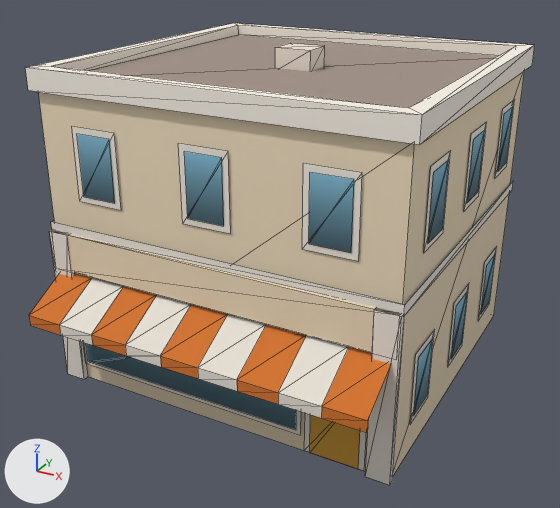
One commit to the glTF model newcity/art/kit/vee_left3_far.glb: the scene before it, then after it.
Both versions are drawn from a 50 mm lens placed at (9.36, -18.08, 11.8), pointed at (0.02, -1.1, 3.3). Lighting does not change. The marker at lower left points along +X, +Y and +Z. The first picture is the older version. Mesh edges are drawn as thin lines. Vertices at exactly the same position are counted once.

In view in the first picture: 'vee_left3_far'.
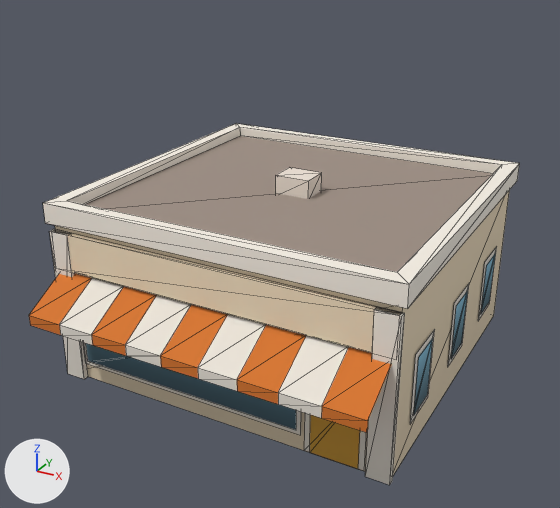
What the commit changed:
me_vee_left3_far is used by ob_vee_left3_far; location (0.0, 0.0, 0.0).
me_vee_left3_far had 234 vertices, 178 faces and spanned x -4.91..4.91, y -5.85..4.66, z 0.0..8.67.
me_vee_left3_far now has 150 vertices, 136 faces and spans x -4.91..4.91, y -5.85..4.66, z 0.0..5.27.
me_vee_left3_far part 1: the loose piece of 16 vertices spanning x -4.91..4.91, y -4.66..4.66, z 7.9..8.45 is moved by (0.0, 0.0, -3.4).
me_vee_left3_far part 2: the loose piece of 8 vertices spanning x -0.5..0.5, y -0.4..0.4, z 8.07..8.67 is moved by (0.0, 0.0, -3.4).
me_vee_left3_far part 3: 21 loose pieces with 84 vertices, spanning x -4.81..4.81, y -4.56..4.56, z 4.24..7.15, are deleted.
Part 4, on me_vee_left3_far:
4 vertices are removed from x -4.75..4.75, y -4.5..4.5, z 7.9.
8 faces are deleted.
4 vertices are added at (-4.75, -4.5, 4.5), (4.75, -4.5, 4.5), (4.75, 4.5, 4.5), (-4.75, 4.5, 4.5).
8 new faces join them.

Pixel boxes (x1, y1, x2, y2) of what changed, in the pictures (560 x 508 px; the box of a moved part takes in the faces that stretch with it):
'vee_left3_far', reshaped (22% shorter)
    before: (25, 23, 535, 485)
    after: (29, 123, 520, 485)
part 1 of me_vee_left3_far, moved or reshaped
    before: (25, 23, 535, 145)
    after: (43, 123, 520, 309)
part 2 of me_vee_left3_far, moved or reshaped
    before: (275, 43, 325, 71)
    after: (276, 167, 322, 199)
part 3 of me_vee_left3_far, deleted
    before: (51, 99, 515, 317)
part 4 of me_vee_left3_far, moved or reshaped
    before: (38, 71, 524, 475)
    after: (55, 190, 510, 475)
